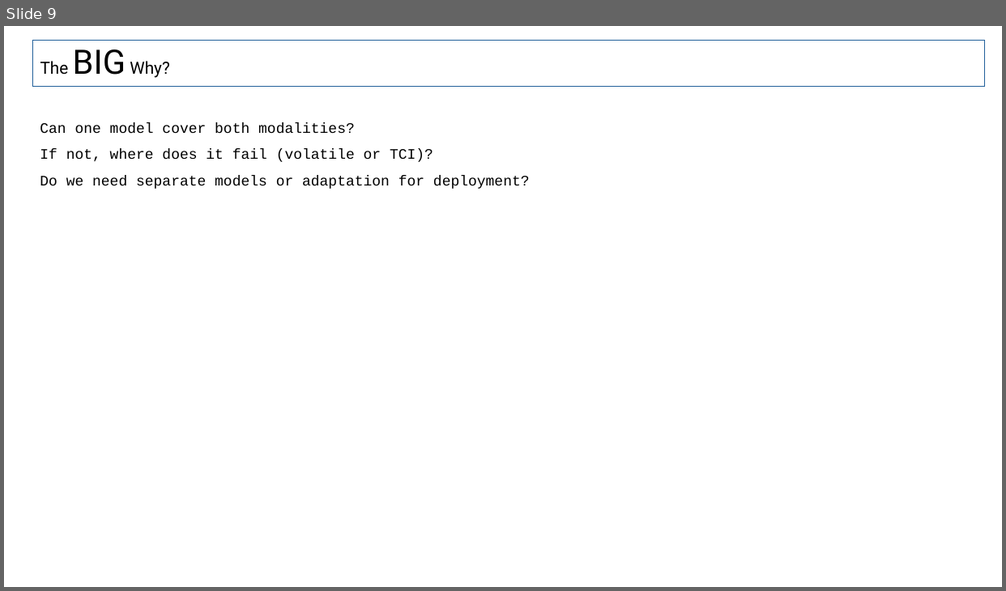
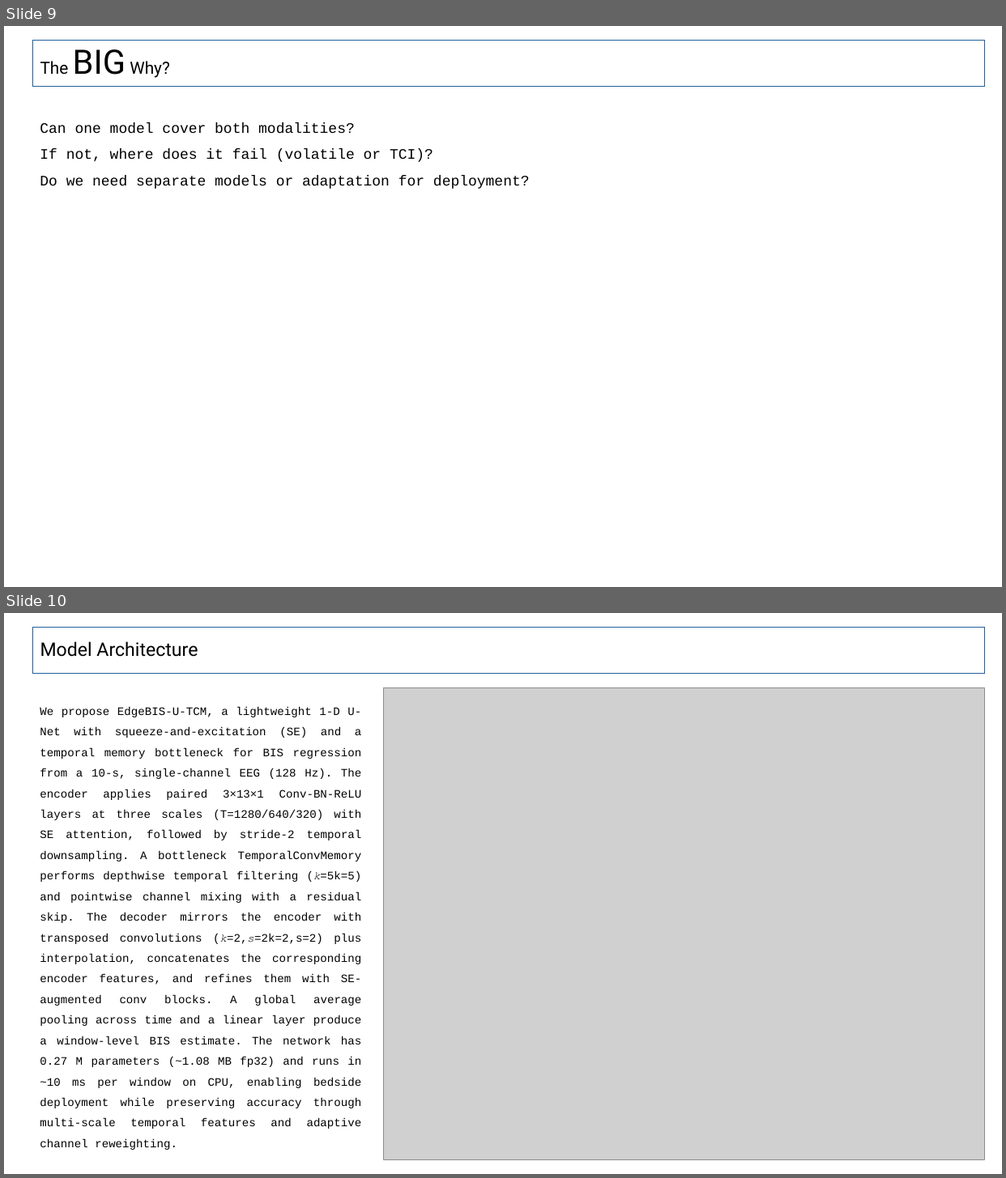
Before and after one commit to RafsanJany-UST/NYC_Research_Cell, a slide deck: BIS/UNet_Archioitecture.pptx. Shown one above the other, each under a label of ours: slide 9 before the commit, slides 9 and 10 after it. The pictures are 1006x591 and 1006x1178 pixels, drawn with LibreOffice and Linux fonts; fonts in the diff are those of the drawing; grey boxes stand for pictures. Boxes give left, top, right and bottom in pixels: in the first picture for what was removed or moved away, otherwise in the second. Text is boxed around its words. In the diff, an @@ line names an element or a change of style, - is before the commit and + after.

```diff
--- a/BIS/UNet_Archioitecture.pptx
+++ b/BIS/UNet_Archioitecture.pptx
@@ slide 10 added at (x1=4, y1=613, x2=1002, y2=1174), background #FFFFFF @@
@@ title added at (x1=32, y1=628, x2=985, y2=674), outline #215F9A 0.75 pt, 18 pt, text #000000 @@
+Model Architecture
@@ text added at (x1=40, y1=707, x2=362, y2=1129), 11 pt, text #000000 @@
+We propose EdgeBIS-U-TCM, a lightweight 1-D U-Net with squeeze-and-excitation (SE) and a temporal memory bottleneck for BIS regression from a 10-s, single-channel EEG (128 Hz). The encoder applies paired 3×13×1 Conv-BN-ReLU layers at three scales (T=1280/640/320) with SE attention, followed by stride-2 temporal downsampling. A bottleneck TemporalConvMemory performs depthwise temporal filtering (𝑘=5k=5) and pointwise channel mixing with a residual skip. The decoder mirrors the encoder with transposed convolutions (𝑘=2,𝑠=2k=2,s=2) plus interpolation, concatenates the corresponding encoder features, and refines them with SE-augmented conv blocks. A global average pooling across time and a linear layer produce a window-level BIS estimate. The network has 0.27 M parameters (~1.08 MB fp32) and runs in ~10 ms per window on CPU, enabling bedside deployment while preserving accuracy through multi-scale temporal features and adaptive channel reweighting.
@@ picture added at (x1=384, y1=688, x2=986, y2=1160) @@
```
Also in this commit, not shown: 1 other file.
